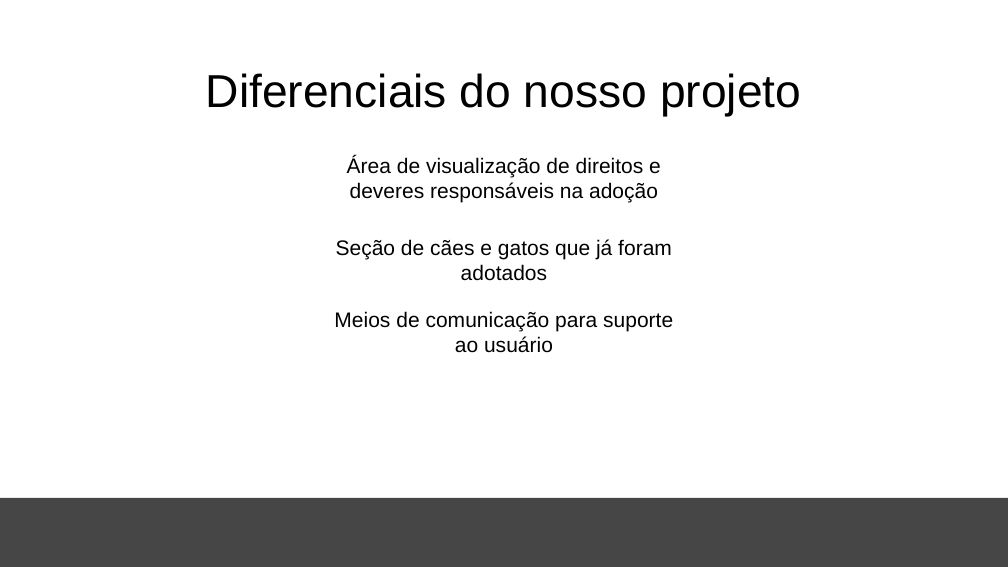
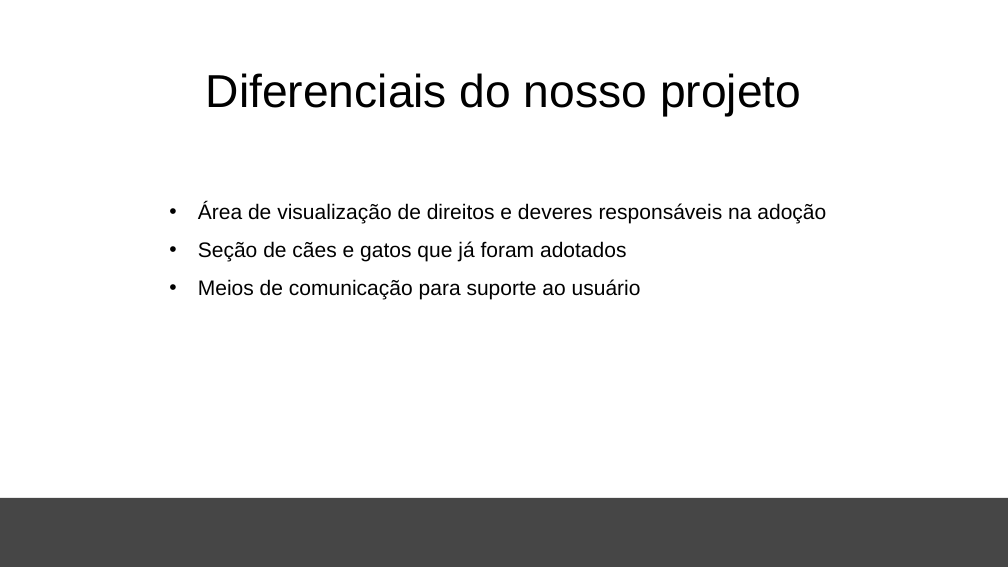
Before and after one commit to Bewwwy/TCC, a slide deck: slide 4 of Arquivos/TCC.pptx. Drawn at 1008x567 pixels with LibreOffice and Linux fonts; fonts in the diff are those of the drawing; background and template pictures are left out. Boxes give left, top, right and bottom in pixels: in the first picture for what was removed or moved away, otherwise in the second. Text is boxed around its words. In the diff, an @@ line names an element or a change of style, - is before the commit and + after.

```diff
--- a/Arquivos/TCC.pptx
+++ b/Arquivos/TCC.pptx
@@ text "Área de visualização de direitos ...": place and size @@
-text "Área de visualização de direitos ..." at [347,156,661,202]
+text "Área de visualização de direitos ..." at [198,203,826,299]
@@ text at [198,203,826,224]: alignment centre to justified; bullet none to •; line spacing 1 to 1.5 @@
@@ text removed at [336,239,672,281] @@
-Seção de cães e gatos que já foram adotados
@@ text at [198,241,641,299]: paragraphs added @@
+• Seção de cães e gatos que já foram adotados
+• Meios de comunicação para suporte ao usuário
@@ text removed at [334,311,673,353] @@
-Meios de comunicação para suporte ao usuário
```
Also in this commit, not shown: 7 other slides changed, 4 slides added, 25 other files.
